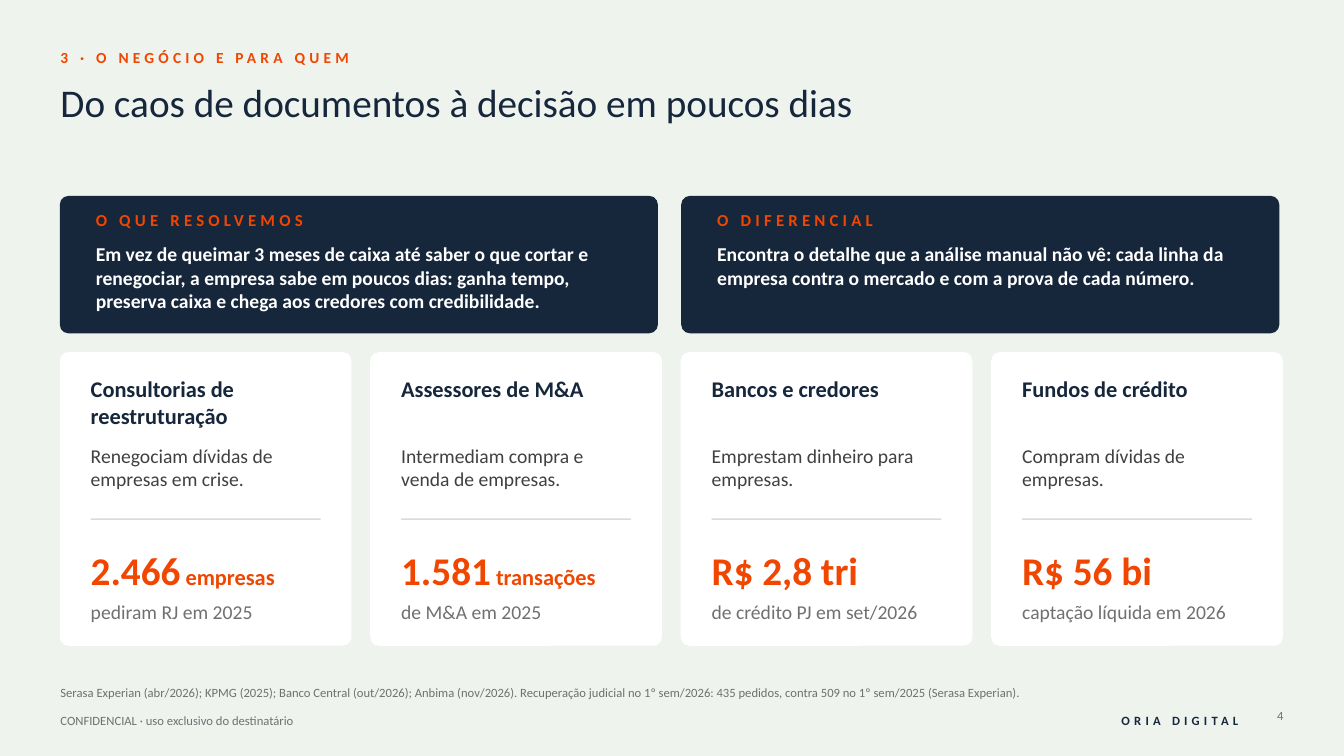
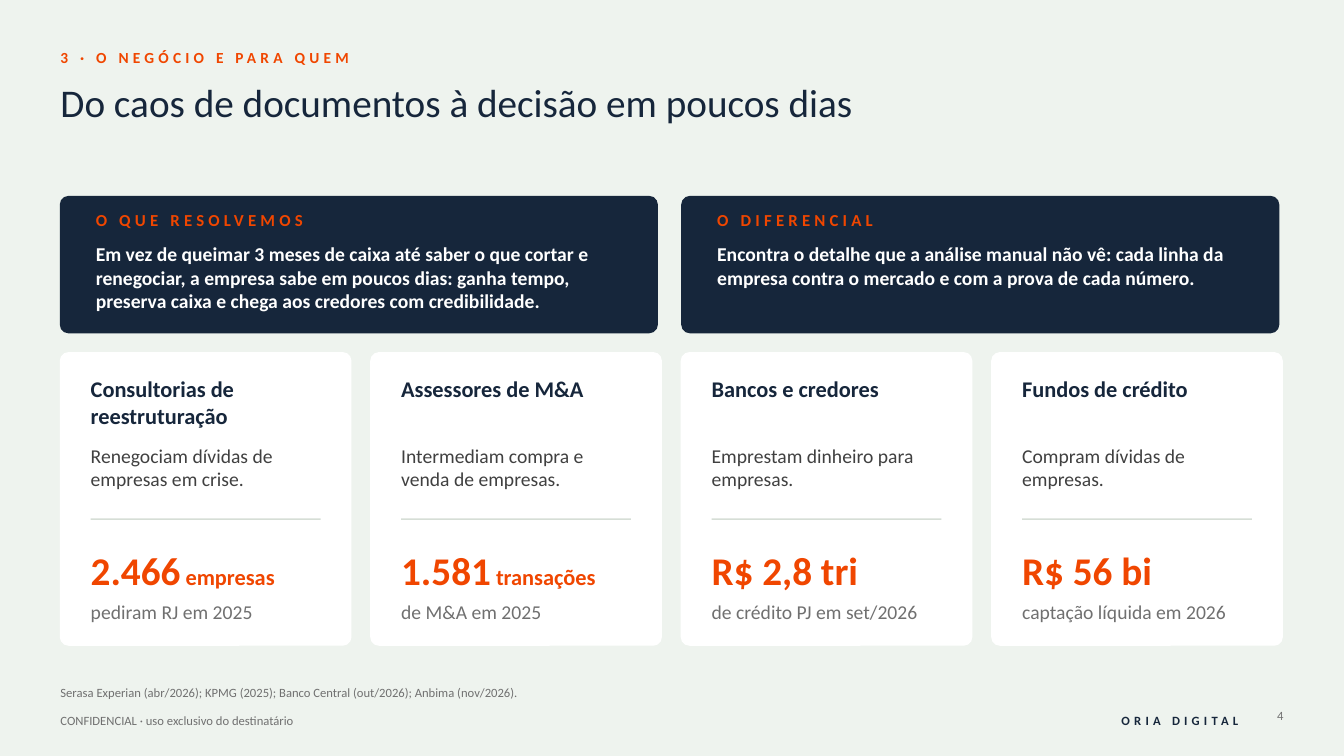
Before and after one commit to rodrigovaroto-wq/Oria-Digital, a slide deck: slide 4 of Business Plan/_trabalho_fase3/Business_Plan_Oria_Digital_v2_rascunho.pptx. Drawn at 1344x756 pixels with LibreOffice and Linux fonts; fonts in the diff are those of the drawing. Boxes give left, top, right and bottom in pixels: in the first picture for what was removed or moved away, otherwise in the second. Text is boxed around its words. In the diff, an @@ line names an element or a change of style, - is before the commit and + after.

```diff
--- a/Business Plan/_trabalho_fase3/Business_Plan_Oria_Digital_v2_rascunho.pptx
+++ b/Business Plan/_trabalho_fase3/Business_Plan_Oria_Digital_v2_rascunho.pptx
@@ text at [60, 688, 517, 699]: text changed @@
-Serasa Experian (abr/2026); KPMG (2025); Banco Central (out/2026); Anbima (nov/2026). Recuperação judicial no 1º sem/2026: 435 pedidos, contra 509 no 1º sem/2025 (Serasa Experian).
+Serasa Experian (abr/2026); KPMG (2025); Banco Central (out/2026); Anbima (nov/2026).
```
Also in this commit, not shown: 3 other slides changed, 5 other files.
